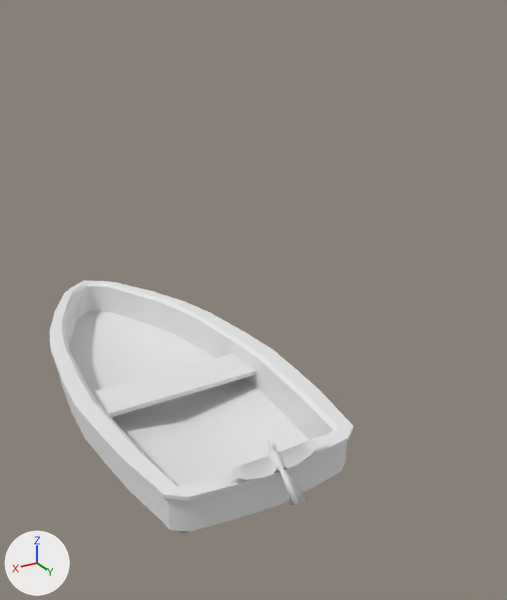
Renders of the Blender file VRPO/Assets/Resources/3D/Blend backups/Parrot.blend from each side of a commit.
Camera for both pictures: a 50 mm camera at (4.58, 10.99, 7.21) aimed at (-0.86, 1.93, 2.68). The lights are fixed; the arrows at lower left show +X, +Y and +Z. Materials are left out; every surface is plain grey.

In view in the first picture: 'Seagull', 'pCube1'.
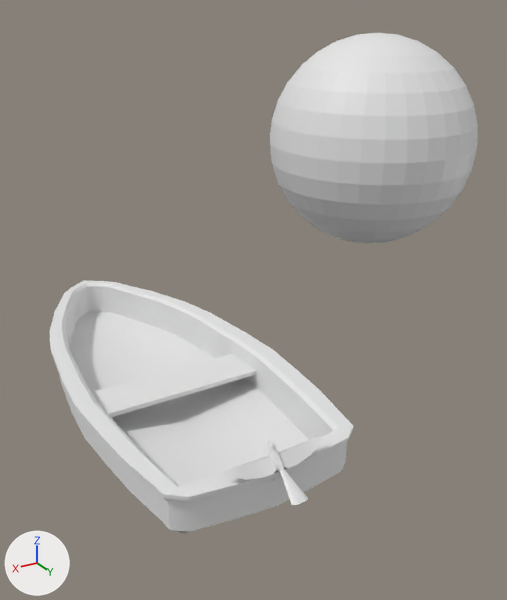
Pixel boxes [x1, y1, x2, y2] of what changed, in the pictures (507 x 600 px):
'Sphere', shown
    after: [270, 33, 478, 243]

What the commit changed:
Object 'Sphere' (ob_sphere) is now shown.
